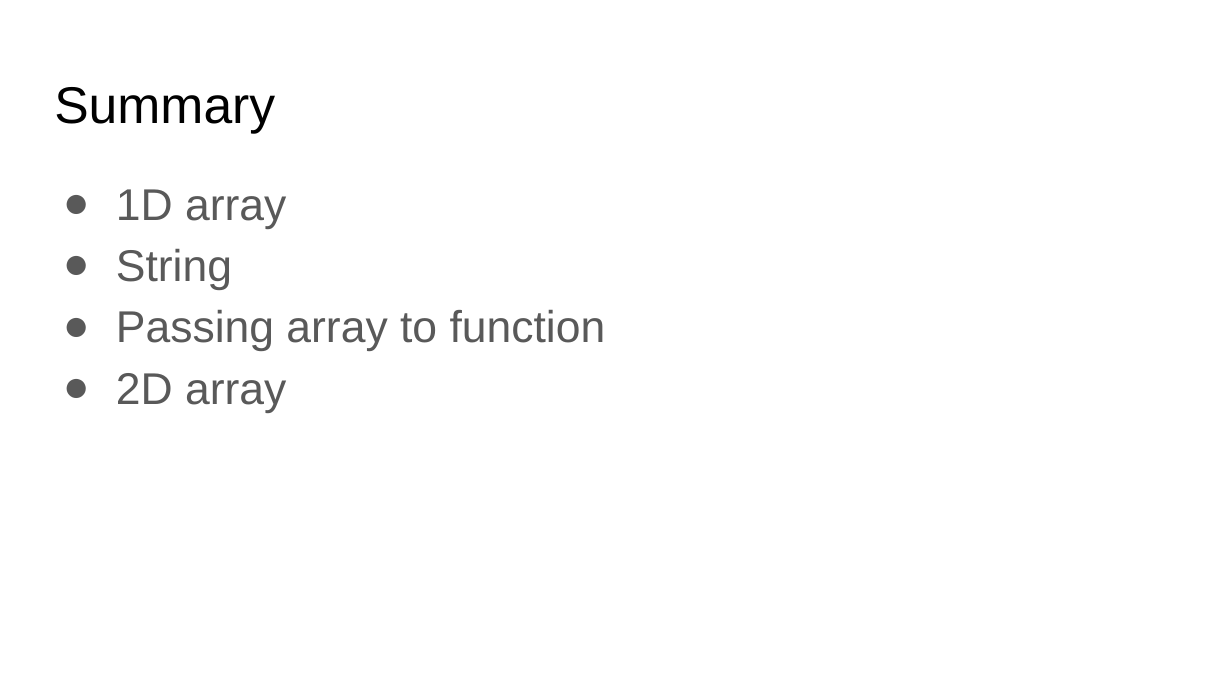
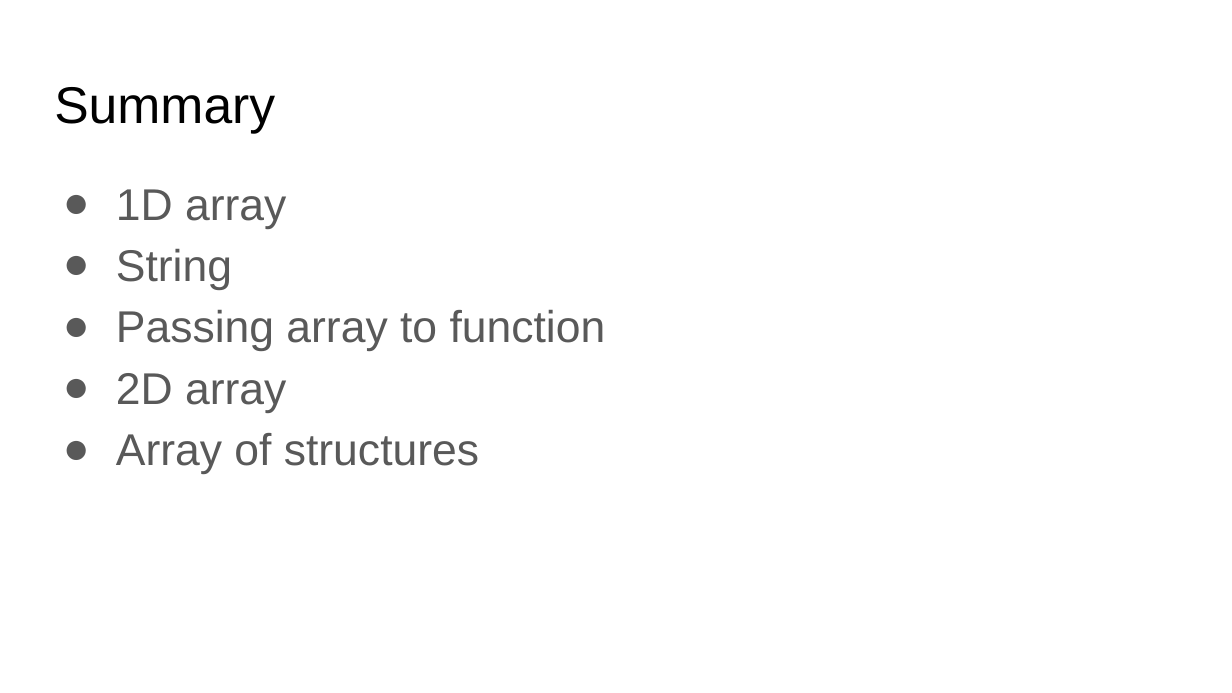
Before and after one commit to Mozilla-Campus-Club-of-SLIIT/c-programming, a slide deck: slide 21 of Lectures/07_Arrays/07 Arrays.pptx (slide 20 before the commit). Drawn at 1232x693 pixels with LibreOffice and Linux fonts; fonts in the diff are those of the drawing. Boxes give left, top, right and bottom in pixels: in the first picture for what was removed or moved away, otherwise in the second. Text is boxed around its words. In the diff, an @@ line names an element or a change of style, - is before the commit and + after.

```diff
--- a/Lectures/07_Arrays/07 Arrays.pptx
+++ b/Lectures/07_Arrays/07 Arrays.pptx
@@ text at [116, 433, 479, 474]: paragraph added @@
+● Array of structures
```
Also in this commit, not shown: 1 other slide changed, 1 slide added, 1 other file.
